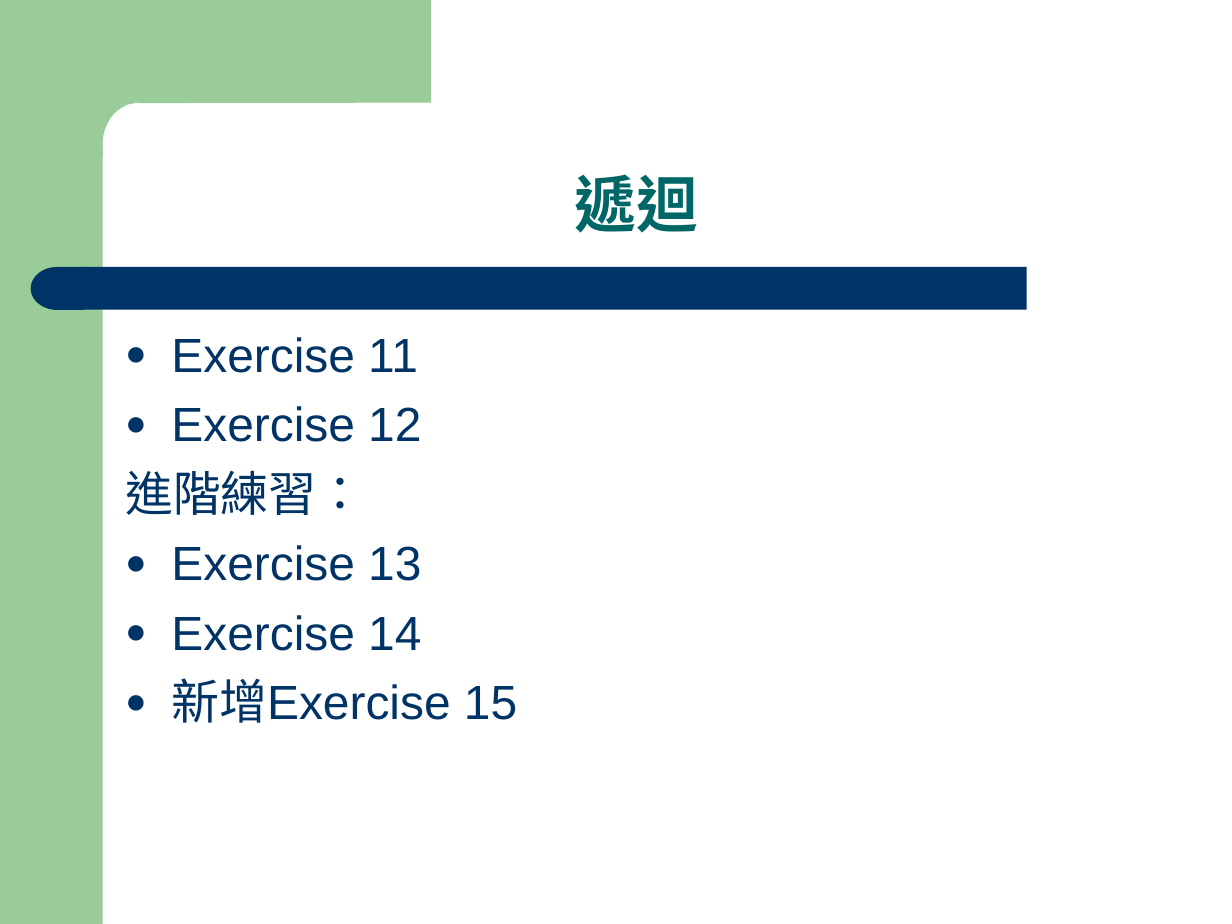
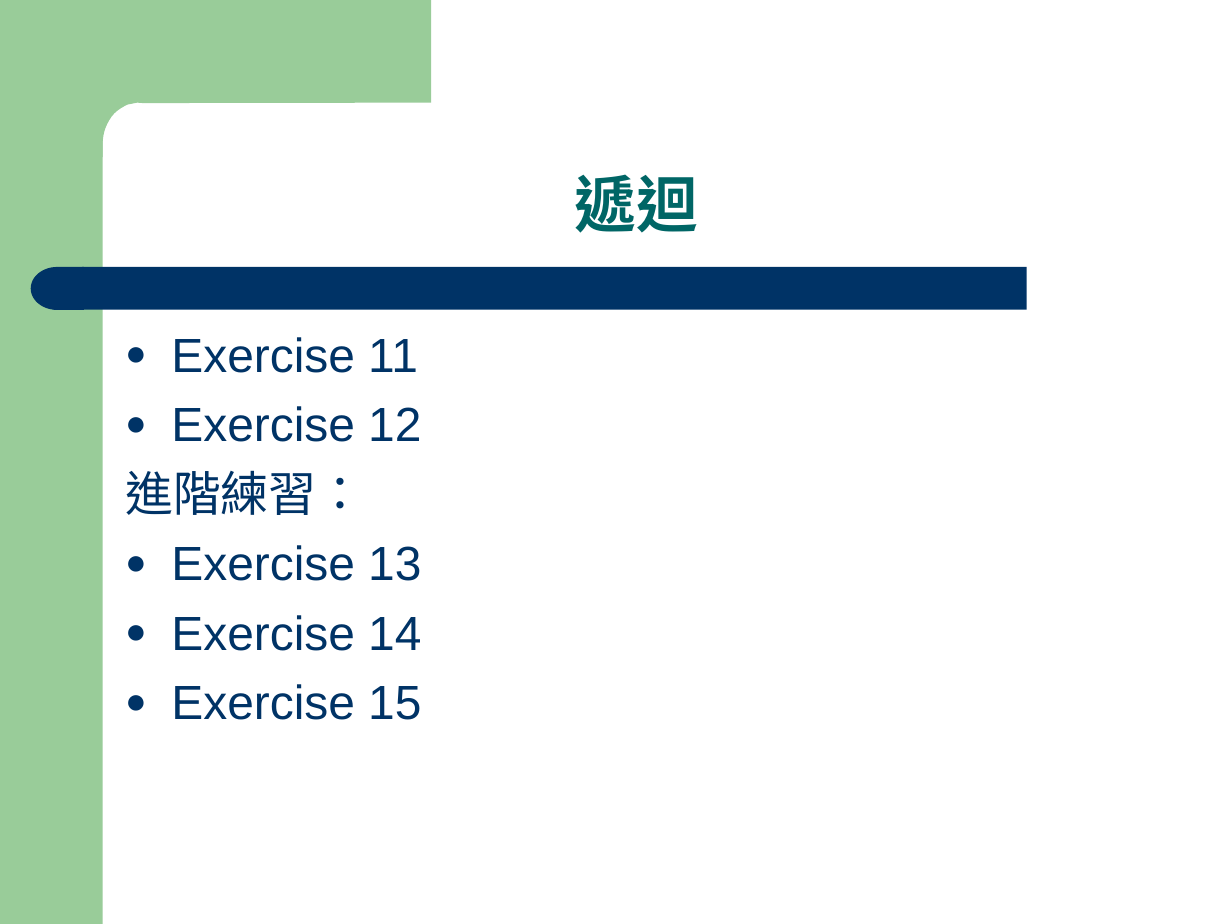
Before and after one commit to hayatoyu/2019intern, a slide deck: slide 17 of .Net基礎程式設計(二).ppt (slide 20 before the commit). Drawn at 1232x924 pixels with LibreOffice and Linux fonts; fonts in the diff are those of the drawing. Boxes give left, top, right and bottom in pixels: in the first picture for what was removed or moved away, otherwise in the second. Text is boxed around its words. In the diff, an @@ line names an element or a change of style, - is before the commit and + after.

```diff
--- a/.Net基礎程式設計(二).ppt
+++ b/.Net基礎程式設計(二).ppt
@@ text at box(171, 684, 421, 720): text changed @@
-● 新增Exercise 15
+● Exercise 15
```
Also in this commit, not shown: 3 slides removed, 4 other files.
